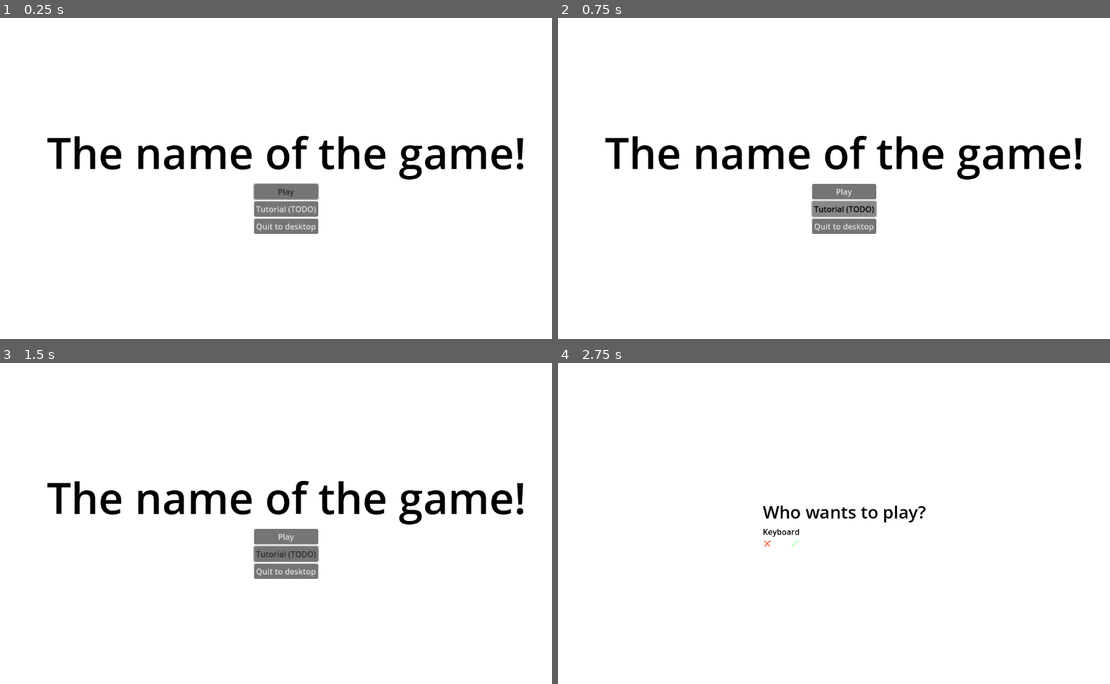
Above: before the commit, frames 1-4 (two rows, left to right).
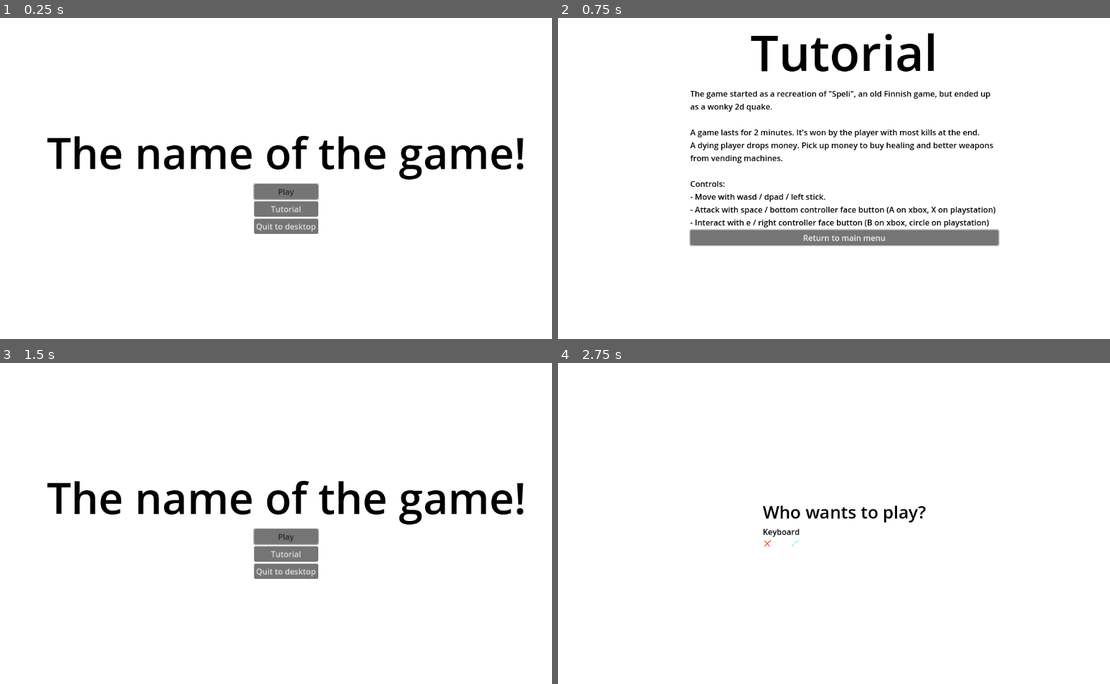
Above: after the commit, the same moments.

Repository: haihala/SGH-winter-jam-2025
Game: Godot game, scene res://menus/main_menu.tscn
Same seed, same stepped clock (60 frames per second), same inputs: the game is played once before the commit and once after it.
Inputs (mouse positions are in pixels of both pictures, inside the frame that each line leads up to):
- Up to frame 1 (0.25 s): no input
- Up to frame 2 (0.75 s): click "Tutorial (TODO)" (after the commit: "Tutorial") at 0.5 s
- Up to frame 3 (1.5 s): click (287, 581) at 1.25 s, where only the run after the commit has a clickable "Return to main menu"
- Up to frame 4 (2.75 s): click "Play" at 2 s

The runs differ from the first frame. In frame 1, 0.1% of the frame differs, in the area x 46-58%, y 58-61%; in frame 2, 12%, in the area x 8-95%, y 4-72%; in frame 3, 0.3%; in frame 4, nothing differs.

Commit message:
Add tutorial

Diff:
--- a/godot-project/menus/main_menu.gd
+++ b/godot-project/menus/main_menu.gd
@@ -4,7 +4,7 @@
 	get_tree().change_scene_to_file("res://menus/device_select.tscn")
 
 func go_to_tutorial() -> void:
-	pass
+	get_tree().change_scene_to_file("res://menus/tutorial.tscn")
 
 func quit_to_desktop() -> void:
 	get_tree().quit()
--- a/godot-project/menus/main_menu.tscn
+++ b/godot-project/menus/main_menu.tscn
@@ -52,7 +52,7 @@
 [node name="Tutorial button" type="Button" parent="Container/Button container"]
 layout_mode = 2
 theme = ExtResource("1_iq0p2")
-text = "Tutorial (TODO)"
+text = "Tutorial"
 
 [node name="Quit button" type="Button" parent="Container/Button container"]
 layout_mode = 2
--- /dev/null
+++ b/godot-project/menus/tutorial.gd
@@ -0,0 +1,4 @@
+extends HBoxContainer
+
+func to_main_menu() -> void:
+	get_tree().change_scene_to_file("res://menus/main_menu.tscn")
--- /dev/null
+++ b/godot-project/menus/tutorial.tscn
@@ -0,0 +1,47 @@
+[gd_scene load_steps=4 format=3 uid="uid://djcsjpvr821k0"]
+
+[ext_resource type="Theme" uid="uid://ck8eyctgeg42k" path="res://theme.tres" id="1_330yh"]
+[ext_resource type="Script" path="res://menus/tutorial.gd" id="1_sfk7v"]
+[ext_resource type="Script" path="res://menus/autofocus.gd" id="2_5aj8h"]
+
+[node name="Tutorial" type="HBoxContainer"]
+anchors_preset = 15
+anchor_right = 1.0
+anchor_bottom = 1.0
+grow_horizontal = 2
+grow_vertical = 2
+alignment = 1
+script = ExtResource("1_sfk7v")
+
+[node name="VBoxContainer" type="VBoxContainer" parent="."]
+layout_mode = 2
+
+[node name="Title" type="Label" parent="VBoxContainer"]
+layout_mode = 2
+size_flags_horizontal = 4
+theme = ExtResource("1_330yh")
+theme_override_font_sizes/font_size = 100
+text = "Tutorial"
+
+[node name="Body" type="Label" parent="VBoxContainer"]
+custom_minimum_size = Vector2(620, 1)
+layout_mode = 2
+size_flags_vertical = 1
+theme = ExtResource("1_330yh")
+text = "The game started as a recreation of \"Speli\", an old Finnish game, but ended up as a wonky 2d quake.
+
+A game lasts for 2 minutes. It's won by the player with most kills at the end.
+A dying player drops money. Pick up money to buy healing and better weapons from vending machines.
+
+Controls:
+- Move with wasd / dpad / left stick.
+- Attack with space / bottom controller face button (A on xbox, X on playstation)
+- Interact with e / right controller face button (B on xbox, circle on playstation)"
+autowrap_mode = 3
+
+[node name="Button" type="Button" parent="VBoxContainer"]
+layout_mode = 2
+text = "Return to main menu"
+script = ExtResource("2_5aj8h")
+
+[connection signal="pressed" from="VBoxContainer/Button" to="." method="to_main_menu"]
--- a/godot-project/project.godot
+++ b/godot-project/project.godot
@@ -13,16 +13,11 @@
 config/name="SGH-winter-jam-2025"
 run/main_scene="res://menus/main_menu.tscn"
 config/features=PackedStringArray("4.3", "Forward Plus")
-config/icon="res://player/icon.svg"
+config/icon="res://icon.png"
 
 [debug]
 
 gdscript/warnings/integer_division=0
-
-[editor]
-
-version_control/plugin_name="GitPlugin"
-version_control/autoload_on_startup=true
 
 [input]
 
Not shown, added: godot-project/export_presets.cfg
Binary file added: godot-project/icon.png
Not shown, added: godot-project/icon.png.import
